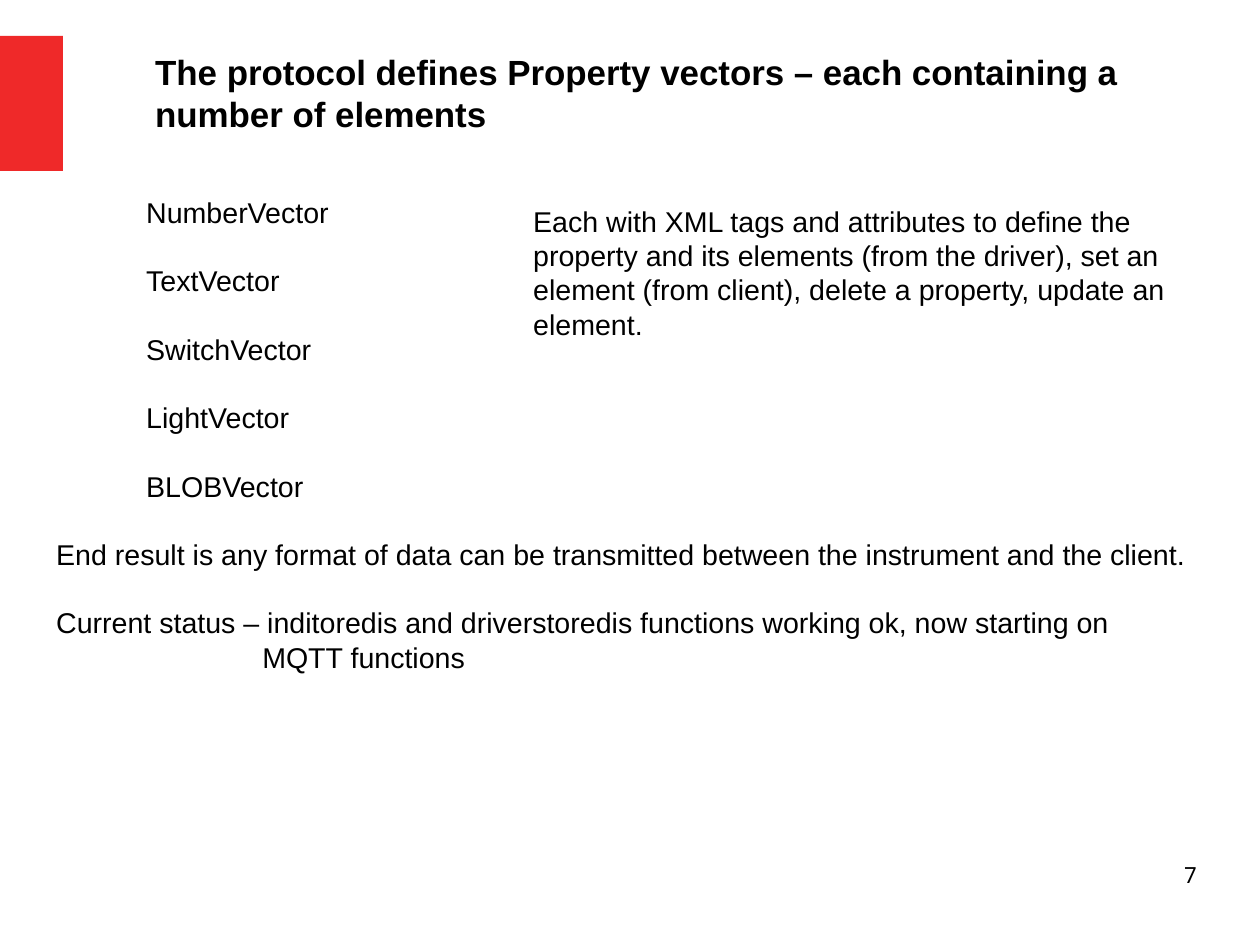
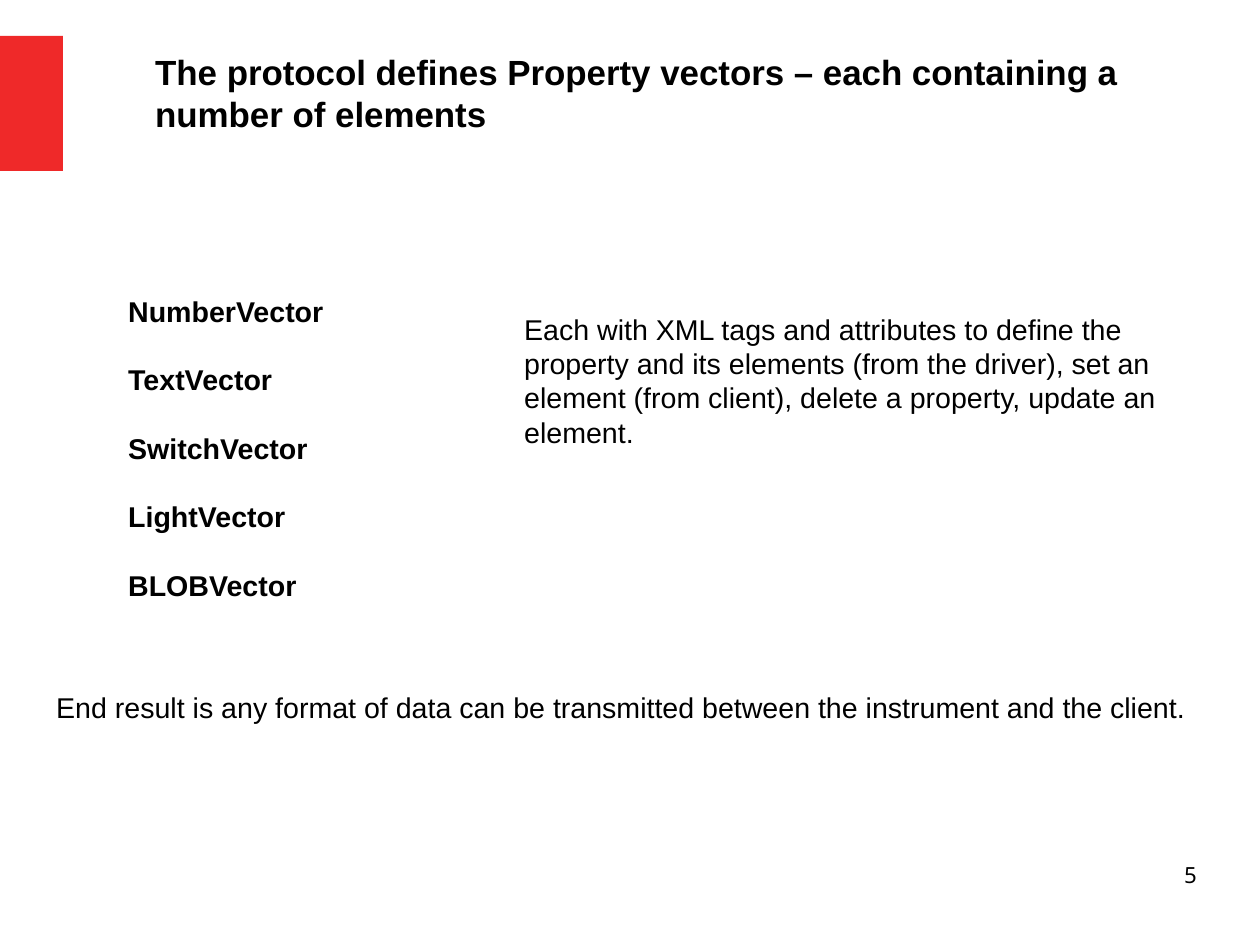
Before and after one commit to bernie-skipole/indi, a slide deck: slide 5 of indislides.odp (slide 7 before the commit). Drawn at 1260x945 pixels with LibreOffice and Linux fonts; fonts in the diff are those of the drawing. Boxes give left, top, right and bottom in pixels: in the first picture for what was removed or moved away, otherwise in the second. Text is boxed around its words. In the diff, an @@ line names an element or a change of style, - is before the commit and + after.

```diff
--- a/indislides.odp
+++ b/indislides.odp
@@ text "NumberVector": place and size @@
-text "NumberVector" at box(146, 202, 328, 498)
+text "NumberVector" at box(128, 301, 323, 597)
@@ text "NumberVector" at box(128, 301, 323, 597): bold on @@
@@ text "Each with XML tags and ...": place and size @@
-text "Each with XML tags and ..." at box(533, 211, 1165, 336)
+text "Each with XML tags and ..." at box(524, 319, 1156, 444)
@@ text at box(56, 612, 1109, 673): paragraphs removed @@
-Current status – inditoredis and driverstoredis functions working ok, now starting on
-MQTT functions
@@ text "End result is any format ...": place and size @@
-text "End result is any format ..." at box(56, 544, 1185, 673)
+text "End result is any format ..." at box(56, 697, 1185, 723)
@@ page number at box(1184, 867, 1197, 884): text changed @@
-7
+5
```
Also in this commit, not shown: 5 other slides changed, 1 slide added, 1 slide removed.
